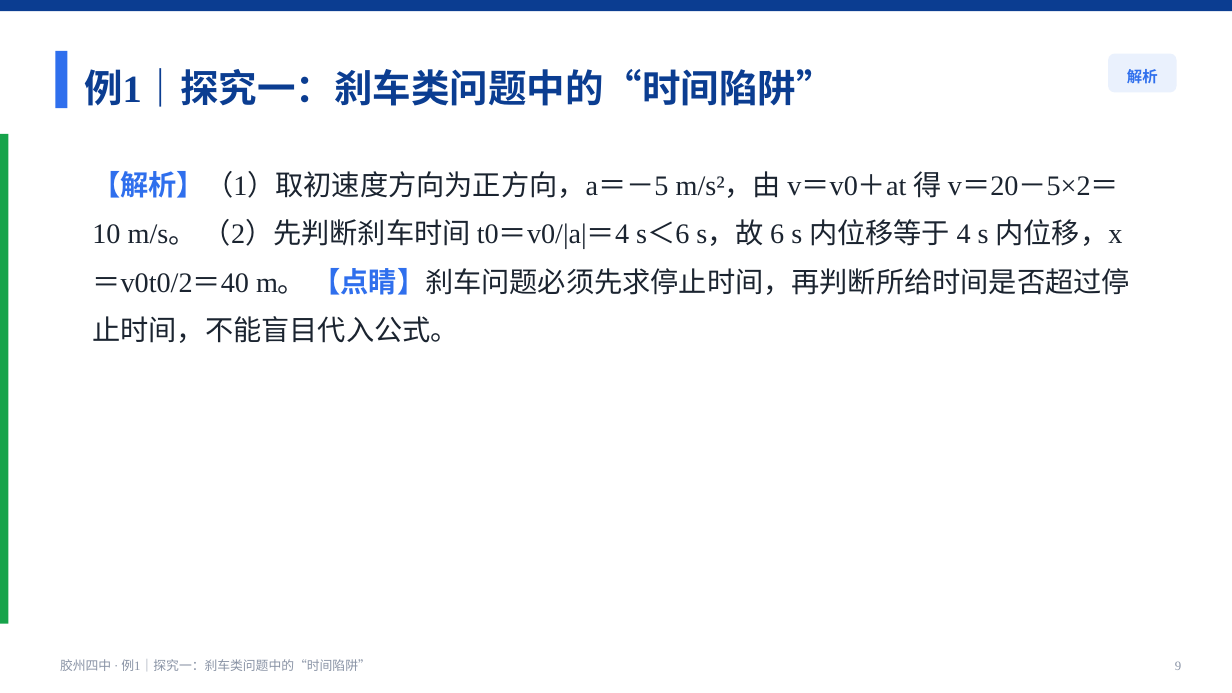
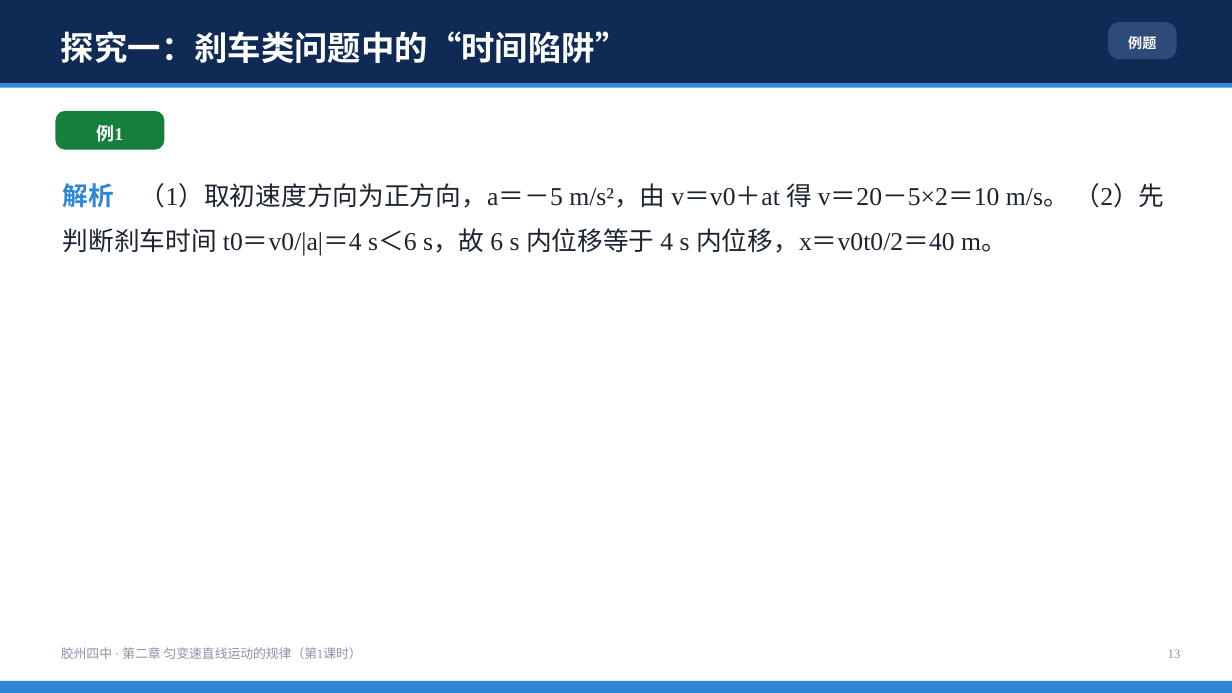
Before and after one commit to wohongshi/jszz, a slide deck: slide 13 of examples/preview/sample_xuean.pptx (slide 9 before the commit). Drawn at 1232x693 pixels with LibreOffice and Linux fonts; fonts in the diff are those of the drawing. Boxes give left, top, right and bottom in pixels: in the first picture for what was removed or moved away, otherwise in the second. Text is boxed around its words. In the diff, an @@ line names an element or a change of style, - is before the commit and + after.

```diff
--- a/examples/preview/sample_xuean.pptx
+++ b/examples/preview/sample_xuean.pptx
@@ rectangle: place and size @@
-rectangle at box(0, 0, 1232, 11)
+rectangle at box(0, 0, 1232, 83)
@@ rectangle at box(0, 0, 1232, 83): fill #0B3D91 to #0F2B55 @@
@@ rounded rectangle: place and size @@
-rounded rectangle at box(1108, 54, 1177, 92)
+rounded rectangle at box(1108, 22, 1177, 59)
@@ rounded rectangle at box(1108, 22, 1177, 59): fill #EAF1FD to #2E4A78; proportions changed @@
@@ rectangle removed at box(55, 51, 67, 108) @@
@@ text at box(61, 31, 628, 63): text changed; size 30 to 26 pt; text colour #0B3D91 to #FFFFFF @@
-例1｜探究一：刹车类问题中的“时间陷阱”
+探究一：刹车类问题中的“时间陷阱”
@@ text added at box(1128, 34, 1156, 52), 11 pt, text #FFFFFF, bold @@
+例题
@@ rectangle added at box(0, 83, 1232, 88), fill #2E86D6 @@
@@ text removed at box(1127, 69, 1158, 84) @@
-解析
@@ rounded rectangle added at box(55, 111, 165, 150), fill #15803D @@
@@ rectangle removed at box(0, 134, 8, 624) @@
@@ text added at box(96, 125, 123, 142), 14 pt, text #FFFFFF, bold @@
+例1
@@ text at box(63, 183, 1165, 256): text changed; size 22 to 20 pt @@
-【解析】（1）取初速度方向为正方向，a＝－5 m/s²，由 v＝v0＋at 得 v＝20－5×2＝10 m/s。 （2）先判断刹车时间 t0＝v0/|a|＝4 s＜6 s，故 6 s 内位移等于 4 s 内位移，x＝v0t0/2＝40 m。 【点睛】刹车问题必须先求停止时间，再判断所给时间是否超过停止时间，不能盲目代入公式。
+解析 （1）取初速度方向为正方向，a＝－5 m/s²，由 v＝v0＋at 得 v＝20－5×2＝10 m/s。 （2）先判断刹车时间 t0＝v0/|a|＝4 s＜6 s，故 6 s 内位移等于 4 s 内位移，x＝v0t0/2＝40 m。
@@ text at box(61, 647, 362, 659): text changed @@
-胶州四中 · 例1｜探究一：刹车类问题中的“时间陷阱”
+胶州四中 · 第二章 匀变速直线运动的规律（第1课时）
@@ text added at box(1168, 649, 1181, 658), 10 pt, text #8A94A6 @@
+13
@@ rectangle added at box(0, 681, 1232, 693), fill #2E86D6 @@
@@ text removed at box(1175, 661, 1181, 670) @@
-9
```
Also in this commit, not shown: 19 other slides changed, 6 slides added, 28 other files.
